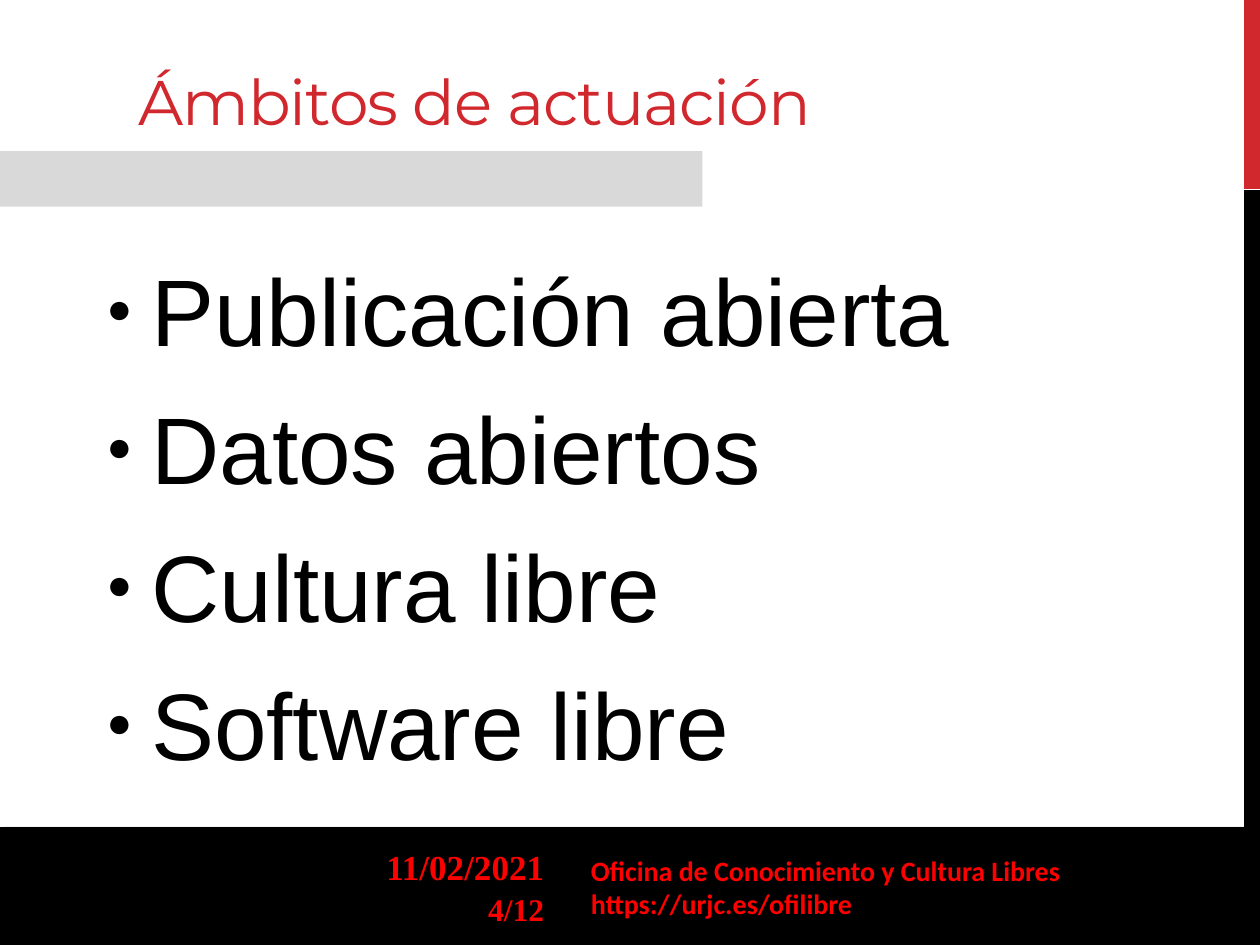
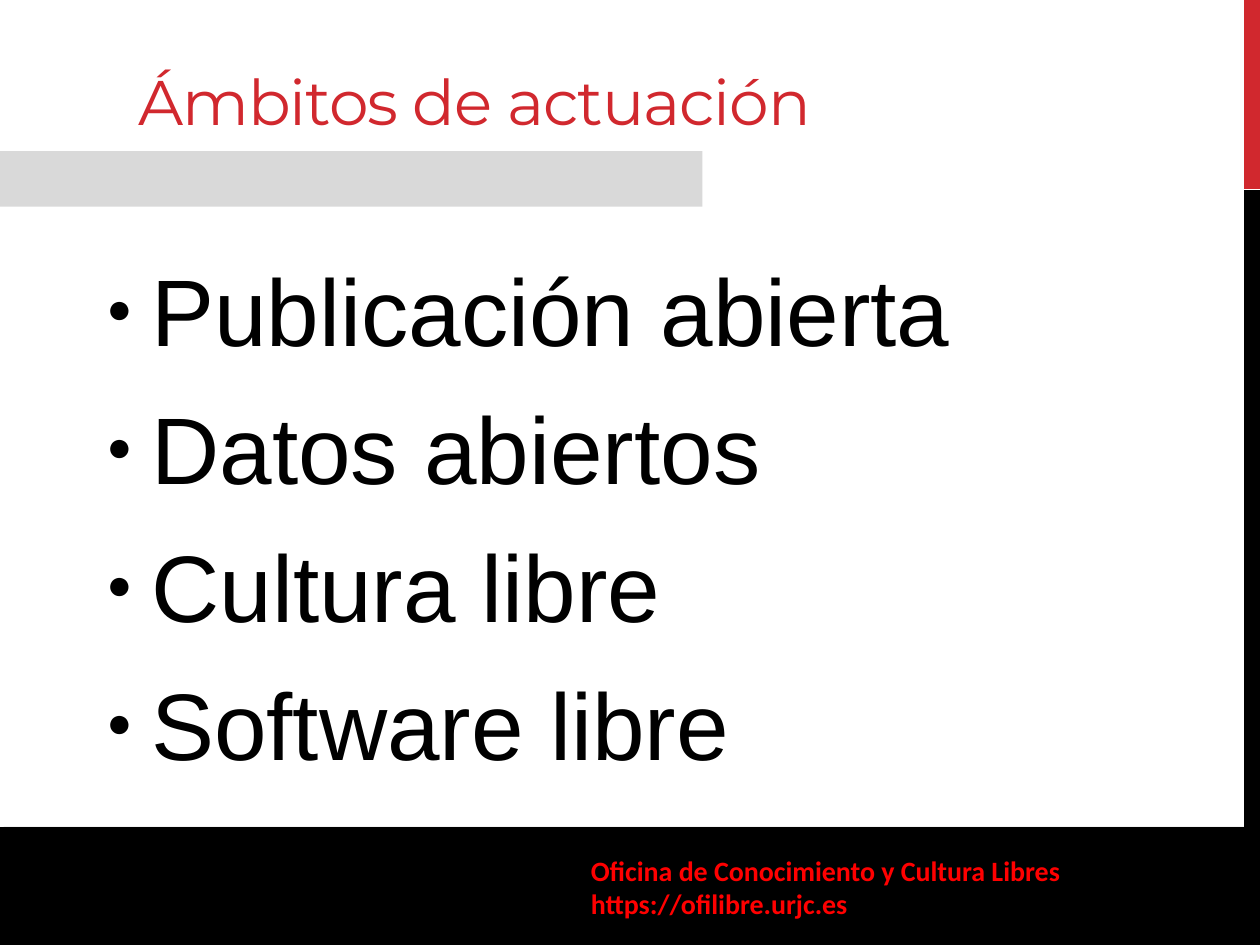
Before and after one commit to gabrielIzquierdo/OfiLibreGabri.github.io, a slide deck: slide 4 of static/transpas/ofilibre/Ofilibre-presentacion.odp. Drawn at 1260x945 pixels with LibreOffice and Linux fonts; fonts in the diff are those of the drawing; background and template pictures are left out. Boxes give left, top, right and bottom in pixels: in the first picture for what was removed or moved away, otherwise in the second. Text is boxed around its words. In the diff, an @@ line names an element or a change of style, - is before the commit and + after.

```diff
--- a/static/transpas/ofilibre/Ofilibre-presentacion.odp
+++ b/static/transpas/ofilibre/Ofilibre-presentacion.odp
@@ text removed at box(386, 856, 544, 881) @@
-11/02/2021
@@ text at box(591, 894, 848, 919): text changed @@
-https://urjc.es/ofilibre
+https://ofilibre.urjc.es
@@ page number removed at box(488, 900, 544, 922) @@
-4/12
```
Also in this commit, not shown: 11 other slides changed, 1 slide added, 1 other file.
